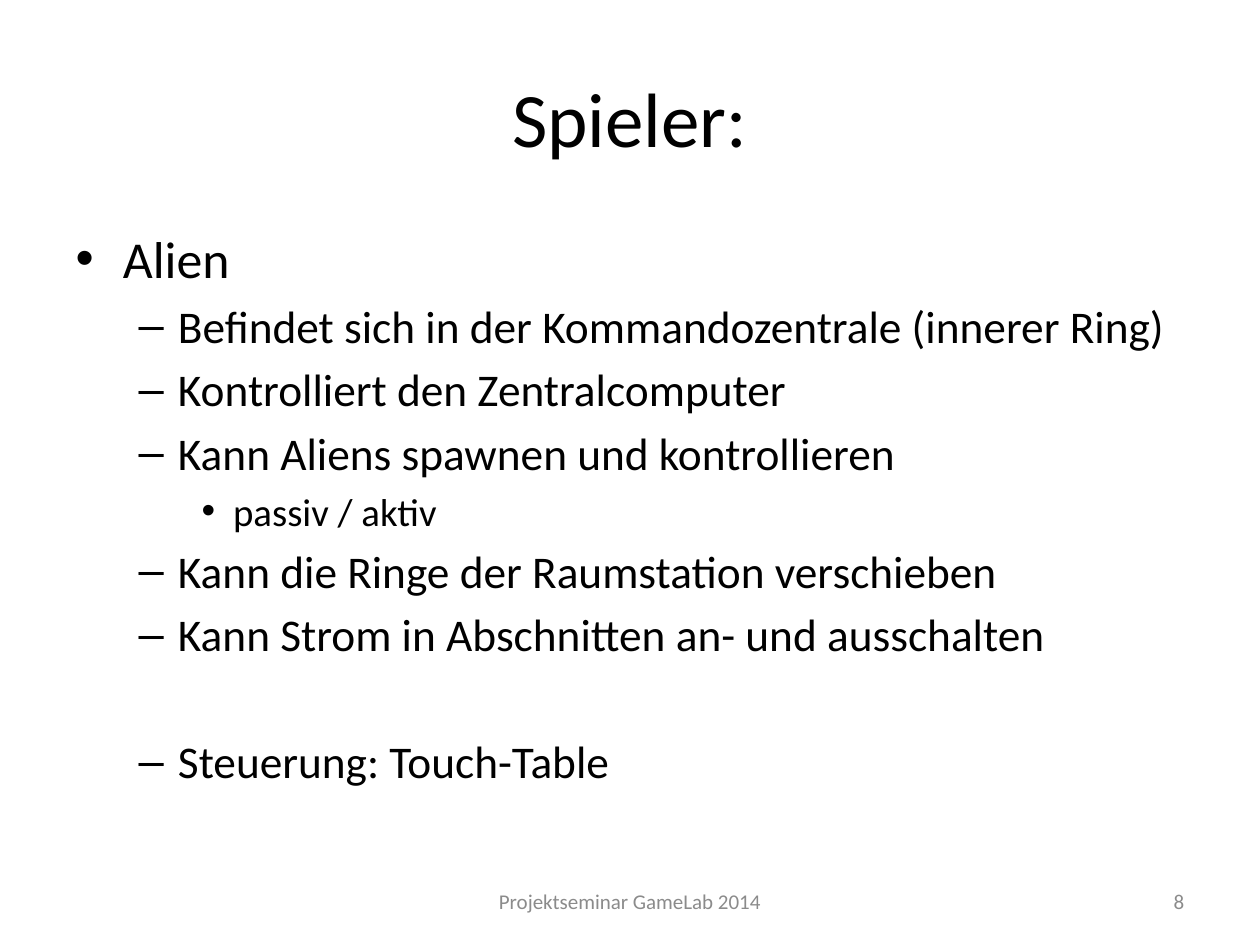
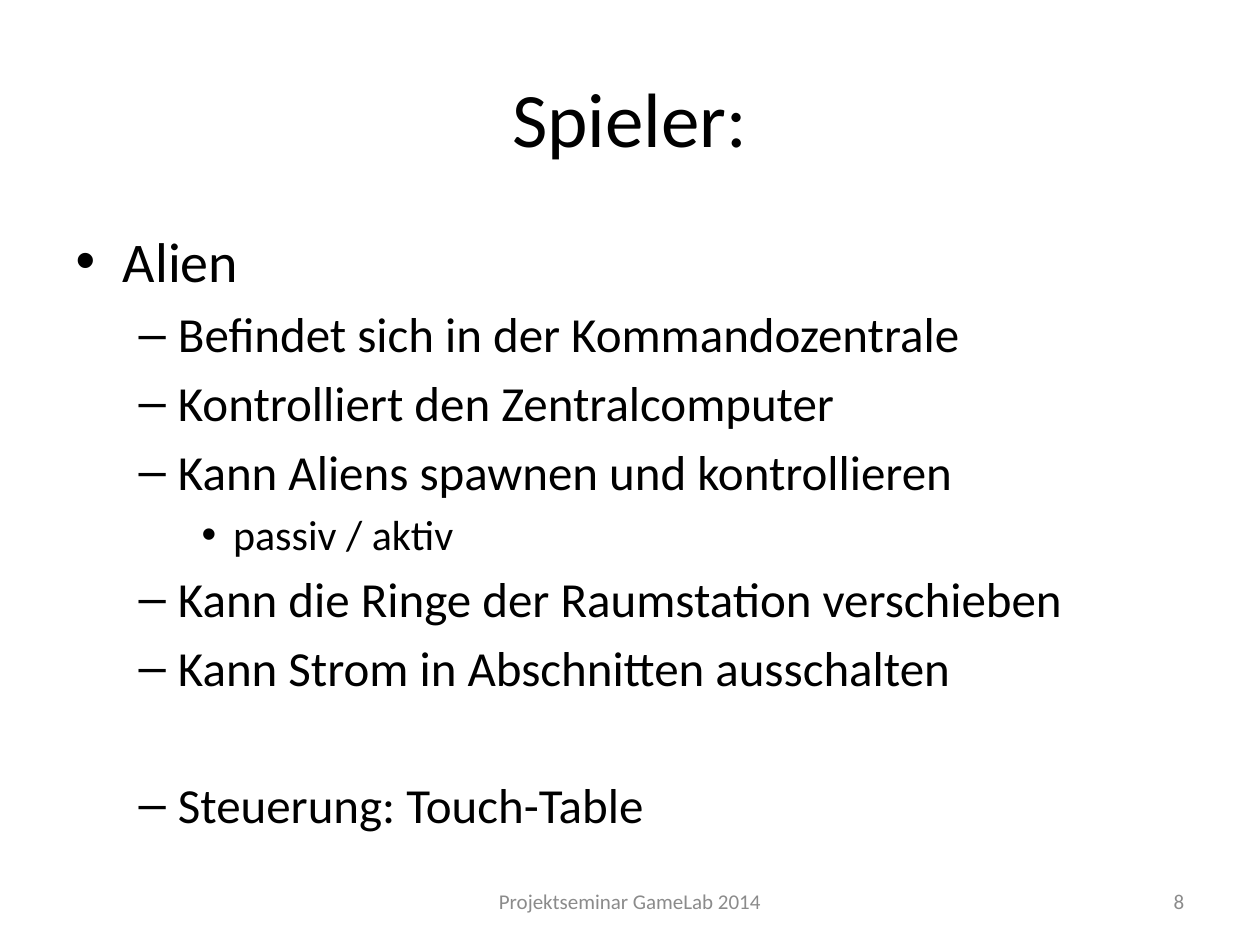
Before and after one commit to Instinctlol/gamelab2014, a slide deck: slide 8 of Abschlusspräsentation/SpielkonzeptFINAL.pptx. Drawn at 1260x945 pixels with LibreOffice and Linux fonts; fonts in the diff are those of the drawing; background and template pictures are left out. Boxes give left, top, right and bottom in pixels: in the first picture for what was removed or moved away, otherwise in the second. Text is boxed around its words. In the diff, an @@ line names an element or a change of style, - is before the commit and + after.

```diff
--- a/Abschlusspräsentation/SpielkonzeptFINAL.pptx
+++ b/Abschlusspräsentation/SpielkonzeptFINAL.pptx
@@ text at box(123, 243, 1062, 832): size 29.6 to 32 pt in "Alien"; size 25.9 to 28 pt in "Kontrolliert den Zentralcomputer", "Kann Aliens spawnen und kontrollieren", "Kann die Ringe der Raumstation verschieben", "Steuerung: Touch-Table"; size 22.2 to 24 pt in "passiv / aktiv" @@
@@ text at box(178, 318, 959, 353): text changed; size 25.9 to 28 pt @@
-  – Befindet sich in der Kommandozentrale (innerer Ring)
+  – Befindet sich in der Kommandozentrale
@@ text at box(178, 652, 949, 687): text changed; size 25.9 to 28 pt @@
-  – Kann Strom in Abschnitten an- und ausschalten
+  – Kann Strom in Abschnitten ausschalten
```
Also in this commit, not shown: 1 other slide changed.
